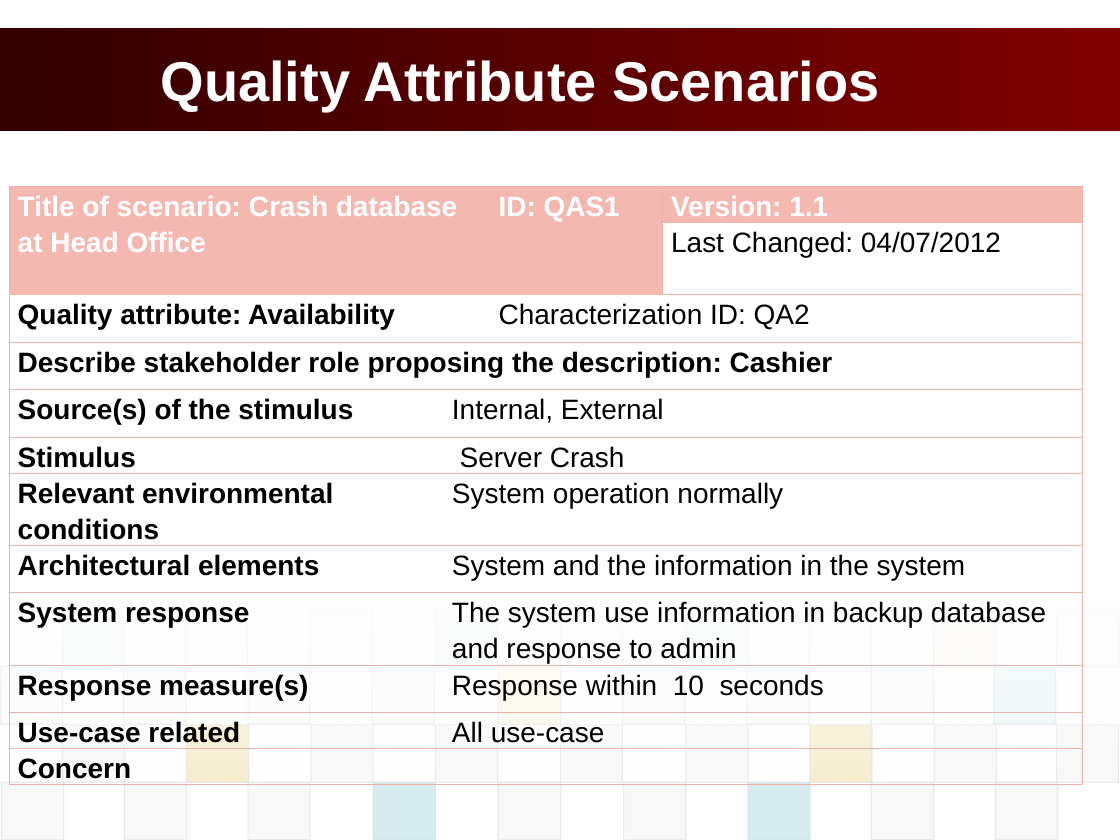
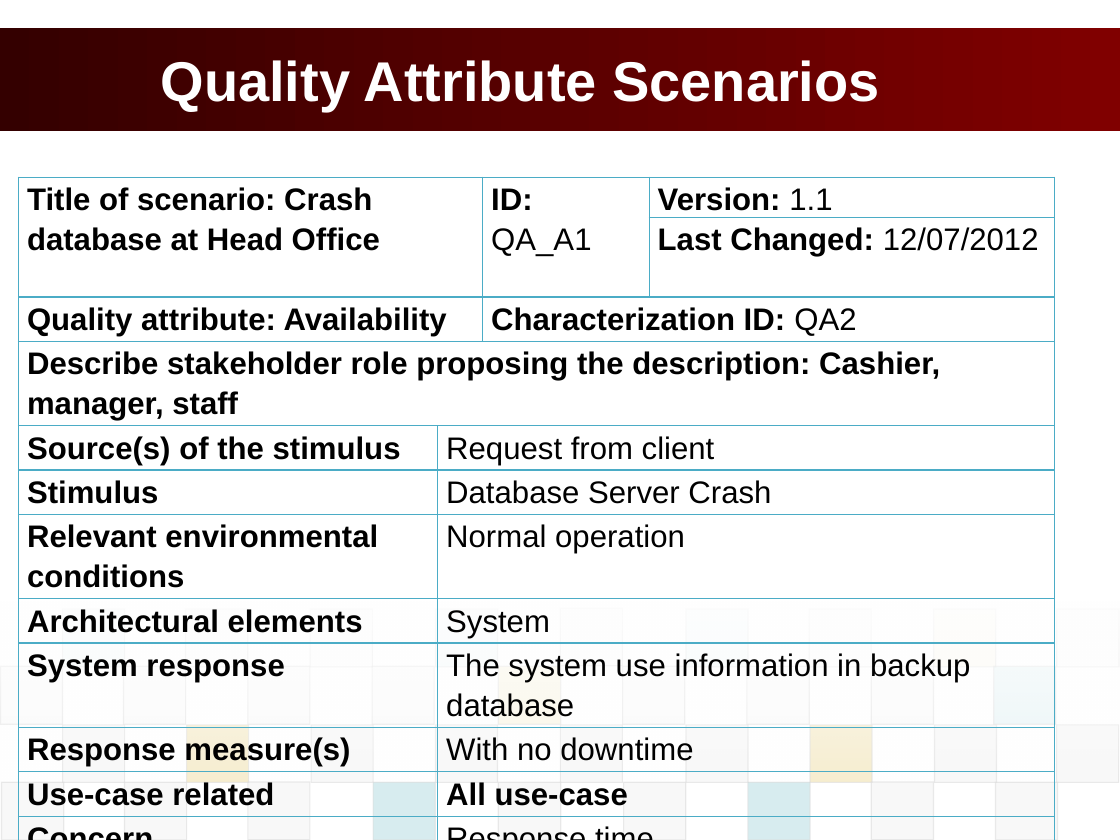
Before and after one commit to vucongthuc/hit-team-2012, a slide deck: slide 16 of Architect and Design/Final Project/K15T2_Team2_FinalProject/POS_Presentation/POS_PresentationSlide.pptx. Drawn at 1120x840 pixels with LibreOffice and Linux fonts; fonts in the diff are those of the drawing; background and template pictures are left out. Boxes give left, top, right and bottom in pixels: in the first picture for what was removed or moved away, otherwise in the second. Text is boxed around its words. In the diff, an @@ line names an element or a change of style, - is before the commit and + after.

```diff
--- a/Architect and Design/Final Project/K15T2_Team2_FinalProject/POS_Presentation/POS_PresentationSlide.pptx
+++ b/Architect and Design/Final Project/K15T2_Team2_FinalProject/POS_Presentation/POS_PresentationSlide.pptx
@@ table at box(19, 177, 1055, 821) @@
-row 1, column 3: ID: QAS1
+row 1, column 3: ID: QA_A1
-row 2, column 4: Last Changed: 04/07/2012
+row 2, column 4: Last Changed: 12/07/2012
-row 4, column 1: Describe stakeholder role proposing the description: Cashier
+row 4, column 1: Describe stakeholder role proposing the description: Cashier, manager, staff
-row 5, column 2: Internal, External
+row 5, column 2: Request from client
-row 6, column 2: Server Crash
+row 6, column 2: Database Server Crash
-row 7, column 2: System operation normally
+row 7, column 2: Normal operation
-row 8, column 2: System and the information in the system
+row 8, column 2: System
-row 9, column 2: The system use information in backup database and response to admin
+row 9, column 2: The system use information in backup database
-row 10, column 2: Response within 10 seconds
+row 10, column 2: With no downtime
-row 12, column 2: 
+row 12, column 2: Response time
@@ size 18 to 20 pt in "Title of scenario: Crash database at Head ...", "Version: 1.1", "Quality attribute: Availability", "Characterization ID: QA2" and 9 more places @@
@@ text colour #FFFFFF to #000000 in "Title of scenario: Crash database at Head ...", "Version: 1.1" @@
@@ borders changed @@
@@ table: place and size @@
-table at box(9, 187, 1083, 783)
+table at box(19, 177, 1055, 821)
```
Also in this commit, not shown: 8 other slides changed, 5 other files.
